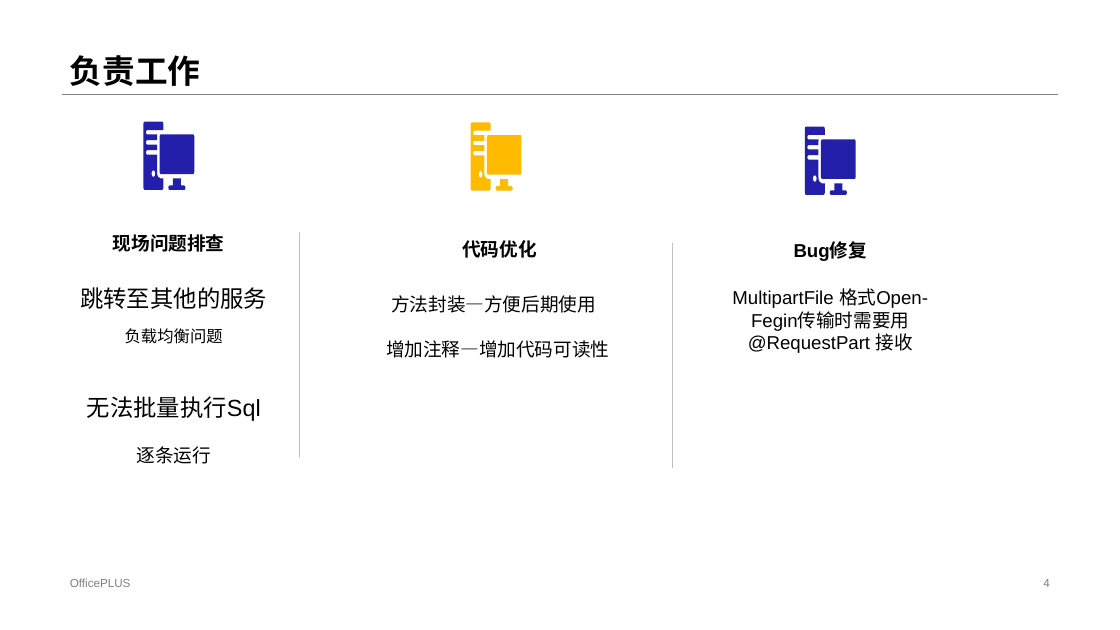
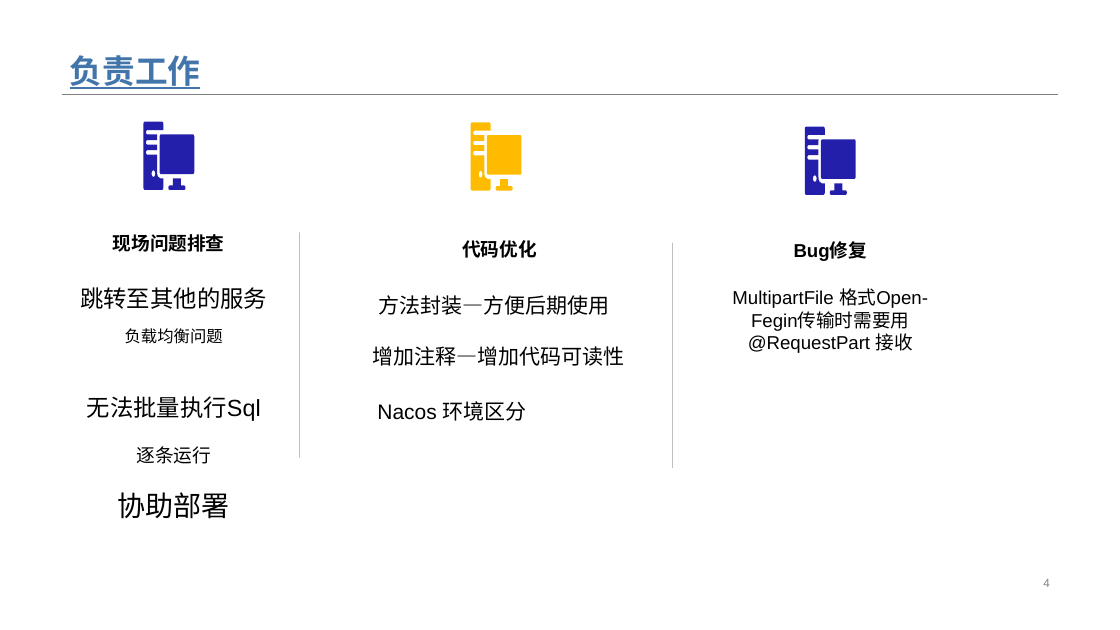
Before and after one commit to czx-dev/note, a slide deck: slide 4 of 陈仲贤述职答辩.pptx. Drawn at 1120x630 pixels with LibreOffice and Linux fonts; fonts in the diff are those of the drawing. Boxes give left, top, right and bottom in pixels: in the first picture for what was removed or moved away, otherwise in the second. Text is boxed around its words. In the diff, an @@ line names an element or a change of style, - is before the commit and + after.

```diff
--- a/陈仲贤述职答辩.pptx
+++ b/陈仲贤述职答辩.pptx
@@ title "负责工作" at <box>70,55,201,89</box>: text colour #000000 to #4276AA, underline on @@
@@ text "方法封装—方便后期使用" at <box>372,295,624,366</box>: size 16 to 18 pt @@
@@ text added at <box>377,401,527,421</box>, 18 pt, text #000000 @@
+Nacos 环境区分
@@ text at <box>118,492,230,519</box>: paragraph added @@
+协助部署
@@ text removed at <box>70,578,131,587</box> @@
-OfficePLUS
```
Also in this commit, not shown: 7 other slides changed, 3 slides removed, 15 other files.
